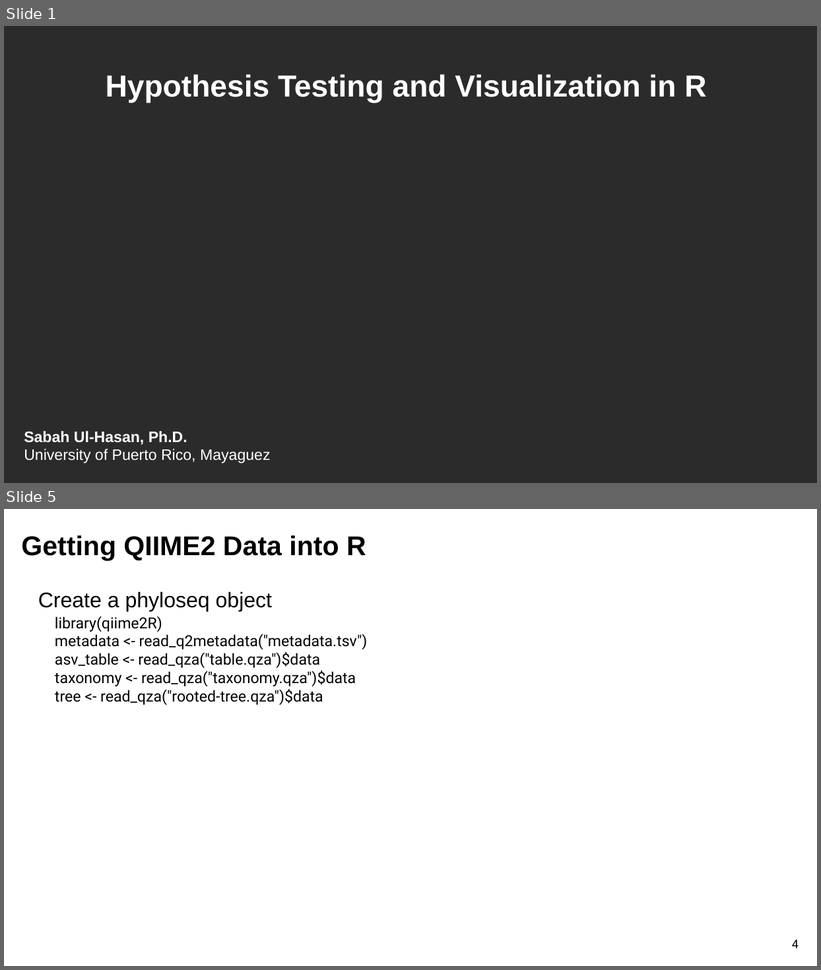
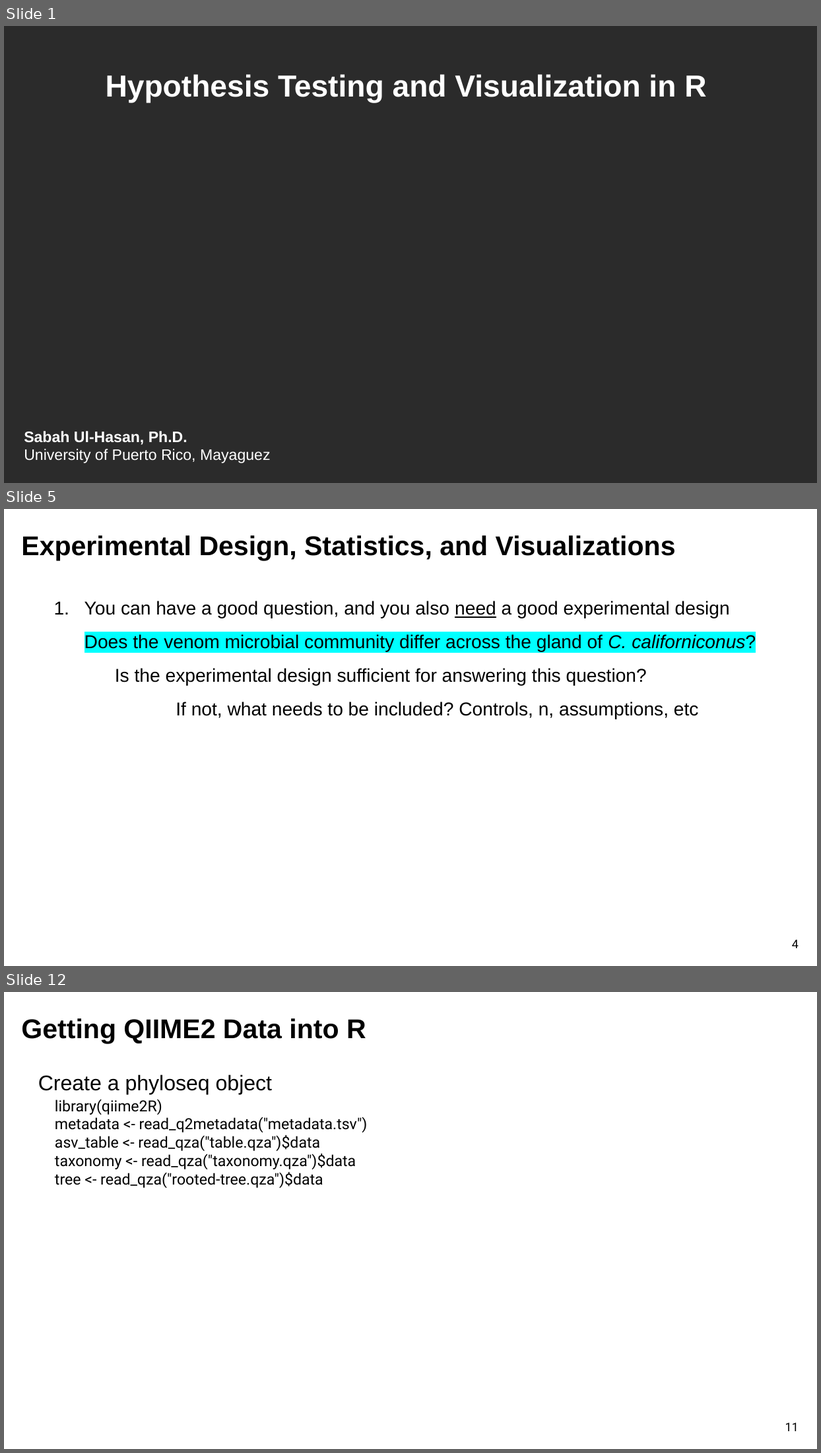
Before and after one commit to sabahzero/UPRM_QIIME2workshop, a slide deck: lectures/Lecture3_UlHasan.pptx. Shown one above the other, each under a label of ours: slides 1 and 5 before the commit, slides 1, 5 and 12 after it; the slides between them are not shown. The pictures are 821x970 and 821x1453 pixels, drawn with LibreOffice and Linux fonts; fonts in the diff are those of the drawing; background and template pictures are left out; a plain dark background stands for a picture behind light text. Boxes give left, top, right and bottom in pixels: in the first picture for what was removed or moved away, otherwise in the second. Text is boxed around its words. In the diff, an @@ line names an element or a change of style, - is before the commit and + after.

```diff
--- a/lectures/Lecture3_UlHasan.pptx
+++ b/lectures/Lecture3_UlHasan.pptx
@@ slide 5 added at (x1=4, y1=509, x2=817, y2=966), background #FFFFFF @@
@@ text added at (x1=21, y1=535, x2=676, y2=560), 32 pt, text #000000, bold @@
+Experimental Design, Statistics, and Visualizations
@@ text added at (x1=85, y1=601, x2=756, y2=720), 22 pt, text #000000 @@
+1. You can have a good question, and you also need a good experimental design
+   Does the venom microbial community differ across the gland of C. californiconus?
+   Is the experimental design sufficient for answering this question?
+   If not, what needs to be included? Controls, n, assumptions, etc
@@ page number added at (x1=792, y1=940, x2=799, y2=949), 14 pt, text #000000 @@
+4
@@ what was slide 5 is now slide 12 @@
@@ page number at (x1=785, y1=1423, x2=799, y2=1432): text changed @@
-4
+11
```
Also in this commit, not shown: 4 slides changed, 8 other slides added, 2 slides removed, 2 other files.
